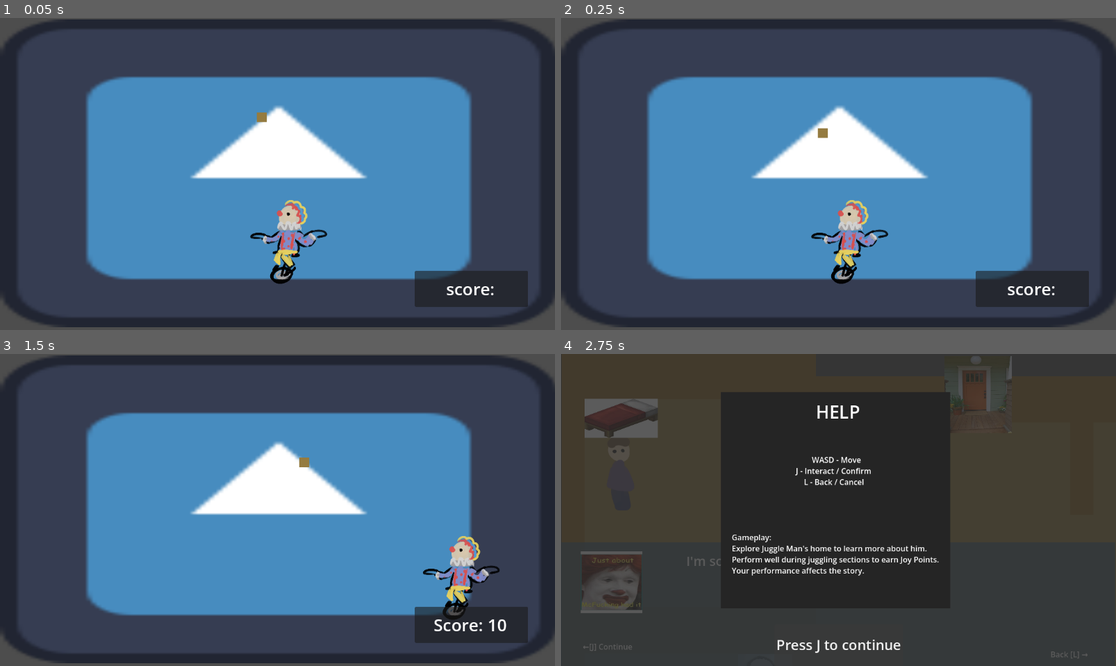
Above: before the commit, frames 1-4 (two rows, left to right).
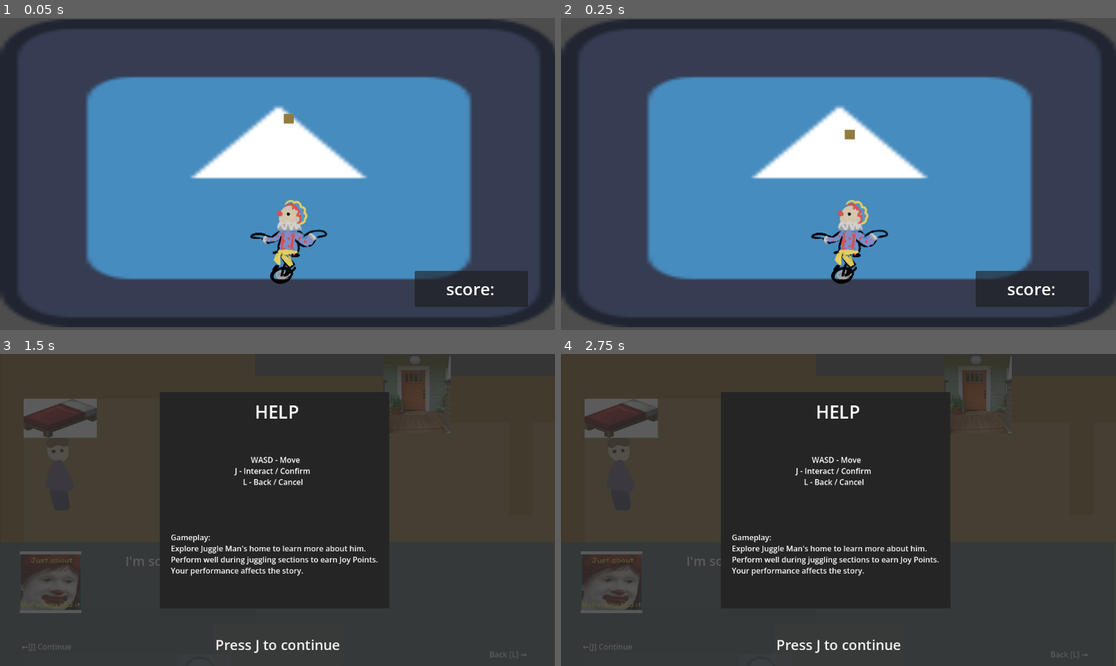
Above: after the commit, the same moments.

Repository: Isabelle1909/JuggleManMania
Game: Godot game, scene res://scenes/juggling_level/juggling_scene.tscn
The game is run twice, just before and just after one commit, with the same random seed, the same clock (stepped at 60 frames per second) and the same inputs. This scene is started directly instead of the project's main scene. The engine's default icon, where the game draws it, is replaced by a stand-in: a white triangle on a blue panel in a dark square.
Inputs (mouse positions are in pixels of both pictures, inside the frame that each line leads up to):
- Up to frame 1 (0.05 s): no input
- Up to frame 2 (0.25 s): no input
- Up to frame 3 (1.5 s): hold D (move_right) 0.53-1.25 s; tap J (interact) at 0.6 s; click (277, 644) at 1.25 s, where only the run after the commit has a clickable "Press J to continue"
- Up to frame 4 (2.75 s): click (838, 644) at 2 s, where only the run after the commit has a clickable "Press J to continue"

The runs differ from the first frame. In frame 1, 0.1% of the frame differs, in the area x 46-53%, y 30-34%; in frame 2, 0.1%; in frame 3, 81%, in the area x 0-100%, y 0-100%; in frame 4, nothing differs.

Commit message:
juggling adjustments

Diff:
--- a/juggle-man-mania-project/scenes/juggling_level/juggling_items/manual_physics_ball.gd
+++ b/juggle-man-mania-project/scenes/juggling_level/juggling_items/manual_physics_ball.gd
@@ -9,11 +9,12 @@
 var dis_y
 var maxV = 2500
 
+
 func _ready() -> void:
 	velocity = Vector2(0,-100)
 
 func add_gravity(time):
-	dis_y = (velocity.y * time) + (0.5 * gravity.y * (time * time))
+	#dis_y = (velocity.y * time) + (0.5 * gravity.y * (time * time))
 	#position.y += dis_y
 	if velocity.y < maxV:
 		velocity.y += gravity.y/mass
@@ -22,23 +23,45 @@
 func _physics_process(delta: float) -> void:
 	add_gravity(delta)
 
+
+
 func add_impulse(dir,title):
 	print(title)
-	if dir.contains("left"):
-		velocity.x += 100
-	elif dir.contains("right"):
-		velocity.x += -100
+
 	if velocity.y >= gravity.y/mass:
 		velocity.y = 0
 
 	if title.contains("early"):
-		velocity.y += -1500
+		velocity.y = -1100
+		if dir.contains("left"):
+			velocity.x = 150
+			TextManager.show_juggling_feedback("early","left")
+		elif dir.contains("right"):
+			velocity.x = -150
+			TextManager.show_juggling_feedback("early","right")
+
 	elif title.contains("perfect"):
-		velocity.y += -1000
+		velocity.y = -1000
+		if dir.contains("left"):
+			velocity.x = 100
+			TextManager.show_juggling_feedback("perfect","left")
+		elif dir.contains("right"):
+			velocity.x = -100
+			TextManager.show_juggling_feedback("perfect","right")
+
 	elif title.contains("late"):
-		velocity.y += -500
+		velocity.y = -700
+		if dir.contains("left"):
+			velocity.x = 50
+			TextManager.show_juggling_feedback("late","leftt")
+		elif dir.contains("right"):
+			velocity.x = -50
+			TextManager.show_juggling_feedback("late","right")
+
 
 	if abs(velocity.y) > abs(maxV):
 		velocity.y = (velocity.y/velocity.y) * maxV
+
+
 #make an add impulse for late/early/perfect
 #get it triggered by the juggling
--- a/juggle-man-mania-project/scenes/juggling_level/juggling_player.tscn
+++ b/juggle-man-mania-project/scenes/juggling_level/juggling_player.tscn
@@ -60,22 +60,22 @@
 height = 176.0
 
 [sub_resource type="RectangleShape2D" id="RectangleShape2D_22j5a"]
-size = Vector2(86, 26.40625)
+size = Vector2(124, 26.40625)
 
 [sub_resource type="RectangleShape2D" id="RectangleShape2D_fjldn"]
-size = Vector2(86.375, 14)
+size = Vector2(123.1875, 25)
 
 [sub_resource type="RectangleShape2D" id="RectangleShape2D_tfhsj"]
-size = Vector2(86, 13.9375)
+size = Vector2(132, 26.96875)
 
 [sub_resource type="RectangleShape2D" id="RectangleShape2D_xo2qw"]
-size = Vector2(93.375, 29.875)
+size = Vector2(131.6875, 29.875)
 
 [sub_resource type="RectangleShape2D" id="RectangleShape2D_rcc3c"]
-size = Vector2(94, 13)
+size = Vector2(124, 23.5)
 
 [sub_resource type="RectangleShape2D" id="RectangleShape2D_5mi46"]
-size = Vector2(94.84375, 15)
+size = Vector2(127.421875, 29)
 
 [sub_resource type="RectangleShape2D" id="RectangleShape2D_310rx"]
 size = Vector2(39.59375, 4)
@@ -104,7 +104,7 @@
 collision_mask = 96
 
 [node name="CollisionShape2D" type="CollisionShape2D" parent="hit_areas/early_left" unique_id=1270791091]
-position = Vector2(-60, -62)
+position = Vector2(-42, -90)
 shape = SubResource("RectangleShape2D_22j5a")
 
 [node name="perfect_left" type="Area2D" parent="hit_areas" unique_id=647849357]
@@ -112,7 +112,7 @@
 collision_mask = 96
 
 [node name="CollisionShape2D" type="CollisionShape2D" parent="hit_areas/perfect_left" unique_id=1116100008]
-position = Vector2(-59, -40)
+position = Vector2(-42.59375, -55)
 shape = SubResource("RectangleShape2D_fjldn")
 
 [node name="late_left" type="Area2D" parent="hit_areas" unique_id=1929758645]
@@ -120,7 +120,7 @@
 collision_mask = 96
 
 [node name="CollisionShape2D" type="CollisionShape2D" parent="hit_areas/late_left" unique_id=1840191518]
-position = Vector2(-60, -26)
+position = Vector2(-38, -22)
 shape = SubResource("RectangleShape2D_tfhsj")
 
 [node name="early_right" type="Area2D" parent="hit_areas" unique_id=164673866]
@@ -128,7 +128,7 @@
 collision_mask = 96
 
 [node name="CollisionShape2D" type="CollisionShape2D" parent="hit_areas/early_right" unique_id=839524202]
-position = Vector2(72, -57.9375)
+position = Vector2(50.84375, -88)
 shape = SubResource("RectangleShape2D_xo2qw")
 
 [node name="perfect_right" type="Area2D" parent="hit_areas" unique_id=1454771069]
@@ -136,7 +136,7 @@
 collision_mask = 96
 
 [node name="CollisionShape2D" type="CollisionShape2D" parent="hit_areas/perfect_right" unique_id=1638707171]
-position = Vector2(70, -34)
+position = Vector2(55, -54)
 shape = SubResource("RectangleShape2D_rcc3c")
 
 [node name="late_right" type="Area2D" parent="hit_areas" unique_id=1637234712]
@@ -144,26 +144,40 @@
 collision_mask = 96
 
 [node name="CollisionShape2D" type="CollisionShape2D" parent="hit_areas/late_right" unique_id=1256911201]
-position = Vector2(70, -20.5)
+position = Vector2(53.710938, -21.5)
 shape = SubResource("RectangleShape2D_5mi46")
 
-[node name="StaticBody2D" type="StaticBody2D" parent="." unique_id=442497802]
+[node name="StaticBody2D" type="StaticBody2D" parent="hit_areas" unique_id=442497802]
 collision_layer = 64
 collision_mask = 64
 physics_material_override = ExtResource("3_fjldn")
 
-[node name="CollisionShape2D" type="CollisionShape2D" parent="StaticBody2D" unique_id=1480277747]
-position = Vector2(-60, -16)
+[node name="CollisionShape2D" type="CollisionShape2D" parent="hit_areas/StaticBody2D" unique_id=1480277747]
+position = Vector2(-62, -11)
 shape = SubResource("RectangleShape2D_310rx")
 
-[node name="StaticBody2D2" type="StaticBody2D" parent="." unique_id=1106023771]
+[node name="StaticBody2D2" type="StaticBody2D" parent="hit_areas" unique_id=1106023771]
 collision_layer = 64
 collision_mask = 64
 physics_material_override = ExtResource("3_fjldn")
 
-[node name="CollisionShape2D" type="CollisionShape2D" parent="StaticBody2D2" unique_id=749672484]
+[node name="CollisionShape2D" type="CollisionShape2D" parent="hit_areas/StaticBody2D2" unique_id=749672484]
 position = Vector2(62, -10)
 shape = SubResource("RectangleShape2D_310rx")
+
+[node name="left_feedback" type="RichTextLabel" parent="." unique_id=1308238523]
+offset_left = -135.0
+offset_top = -93.0
+offset_right = -47.0
+offset_bottom = -53.0
+text = "Perfect!"
+
+[node name="right_feedback" type="RichTextLabel" parent="." unique_id=1217882336]
+offset_left = 62.0
+offset_top = -91.0
+offset_right = 150.0
+offset_bottom = -51.0
+text = "Perfect!"
 
 [connection signal="animation_finished" from="sprite" to="." method="_on_sprite_animation_finished"]
 [connection signal="body_entered" from="hit_areas/early_left" to="." method="_on_early_left_body_entered"]
--- a/juggle-man-mania-project/scenes/juggling_level/juggling_scene.tscn
+++ b/juggle-man-mania-project/scenes/juggling_level/juggling_scene.tscn
@@ -28,16 +28,16 @@
 [node name="Boundaries" type="Node2D" parent="." unique_id=715281043]
 
 [node name="StaticBody2D" type="StaticBody2D" parent="Boundaries" unique_id=1794051764]
-collision_layer = 16
-collision_mask = 16
+collision_layer = 112
+collision_mask = 112
 
 [node name="CollisionShape2D" type="CollisionShape2D" parent="Boundaries/StaticBody2D" unique_id=757958884]
 shape = SubResource("WorldBoundaryShape2D_a6ydb")
 
 [node name="StaticBody2D2" type="StaticBody2D" parent="Boundaries" unique_id=421159997]
 position = Vector2(1152, 4)
-collision_layer = 16
-collision_mask = 16
+collision_layer = 112
+collision_mask = 112
 
 [node name="CollisionShape2D" type="CollisionShape2D" parent="Boundaries/StaticBody2D2" unique_id=1208527868]
 shape = SubResource("WorldBoundaryShape2D_5haue")
@@ -75,7 +75,7 @@
 [node name="juggling_items" type="Node2D" parent="." unique_id=1382858004]
 
 [node name="manual_physics_ball" parent="juggling_items" unique_id=728813730 instance=ExtResource("5_miqb6")]
-position = Vector2(543, 208)
+position = Vector2(599, 211)
 
 [connection signal="body_entered" from="Boundaries/dampener" to="." method="_on_dampener_body_entered"]
 [connection signal="body_exited" from="Boundaries/dampener" to="." method="_on_dampener_body_exited"]
--- a/juggle-man-mania-project/scenes/ui_scenes/SaveLoad.tscn
+++ b/juggle-man-mania-project/scenes/ui_scenes/SaveLoad.tscn
@@ -1,8 +1,8 @@
 [gd_scene format=3 uid="uid://bb85ng78smubc"]
 
-[ext_resource type="Script" uid="uid://bur2sft6lmr88" path="res://scenes/ui_scenes/save_load.gd" id="1_pf3wb"]
-[ext_resource type="Script" uid="uid://inrmngjtoj23" path="res://scenes/ui_scenes/line_edit.gd" id="2_p6khk"]
-[ext_resource type="Script" uid="uid://blpllskdcq4mc" path="res://scenes/ui_scenes/spin_box.gd" id="3_ah7yp"]
+[ext_resource type="Script" uid="uid://bur2sft6lmr88" path="res://scripts/UI/save_load.gd" id="1_pf3wb"]
+[ext_resource type="Script" uid="uid://inrmngjtoj23" path="res://scripts/UI/line_edit.gd" id="2_p6khk"]
+[ext_resource type="Script" uid="uid://blpllskdcq4mc" path="res://scripts/UI/spin_box.gd" id="3_ah7yp"]
 
 [node name="SaveLoad" type="Control" unique_id=1488243692]
 layout_mode = 3
--- a/juggle-man-mania-project/scripts/global/text_manager.gd
+++ b/juggle-man-mania-project/scripts/global/text_manager.gd
@@ -7,6 +7,8 @@
 var tb
 var hm
 var rs
+var jfl
+var jfr
 
 var talked_to_nums = {
 	"wardrobe": 0,
@@ -64,7 +66,35 @@
 		#will use text box UI to display later for now prints to console
 
 
-
 func close_text(ob_name):
 		print("close_text")
 		tb.visible = false
+
+
+func show_juggling_feedback(timing,side):
+	var box
+
+	if jfl == null || jfr == null:
+		return
+
+	if side.contains("left"):
+		box = jfl
+	elif side.contains("right"):
+		box = jfr
+
+	if timing.contains("early"):
+		box.visible = true
+		box.text = "Early!"
+	elif timing.contains("perfect"):
+		box.visible = true
+		box.text = "Perfect!"
+	elif timing.contains("late"):
+		box.visible = true
+		box.text = "Late!"
+
+
+func hide_juggling_feedback():
+	if jfl == null || jfr == null:
+		return
+	jfl.visible = false
+	jfr.visible = false
--- a/juggle-man-mania-project/scripts/house_level/player.gd
+++ b/juggle-man-mania-project/scripts/house_level/player.gd
@@ -41,7 +41,7 @@
 			TextManager.close_text(item_near)
 			item_near = "none"
 			disabled = false
-		elif item_near.contains("door"):
+		elif item_near.contains("front_door"):
 			get_parent().on_entered_done = false
 			SystemManager.open_juggling(position)
 		elif !item_near.contains("none")&&!item_near.contains("Wall"):
--- a/juggle-man-mania-project/scripts/juggling_level/juggling_playerMovement.gd
+++ b/juggle-man-mania-project/scripts/juggling_level/juggling_playerMovement.gd
@@ -1,6 +1,10 @@
 extends CharacterBody2D
 
 @export var movement_speed : float = 500
+
+@onready var left_text = $left_feedback
+@onready var right_text = $right_feedback
+
 var character_direction : Vector2
 var done = true
 var score = 0
@@ -22,6 +26,10 @@
 #whether the ball is hit slighty one way or the other depending on hand
 var left_impulse = Vector2(50,0)
 var right_impulse = Vector2(-50,0)
+
+func _ready() -> void:
+	left_text.visible = false
+	right_text.visible = false
 
 func _physics_process(delta):
 	movement_and_sprites()
@@ -94,6 +102,7 @@
 	done = true
 	%sprite.play("Idle")
 	print("done")
+	TextManager.hide_juggling_feedback()
 
 #hit area signals
 func _on_early_left_body_entered(body: Node2D) -> void:
--- a/juggle-man-mania-project/scripts/juggling_level/juggling_scene.gd
+++ b/juggle-man-mania-project/scripts/juggling_level/juggling_scene.gd
@@ -10,6 +10,8 @@
 var finish = false
 
 func _ready() -> void:
+	TextManager.jfl = player.get_node("left_feedback")
+	TextManager.jfr = player.get_node("right_feedback")
 	for child: Node in juggling_items.get_children():
 		if child.is_in_group("juggling_items"):
 			active_juggling_items.push_back(child)
Renamed: juggle-man-mania-project/scenes/ui_scenes/line_edit.gd -> juggle-man-mania-project/scripts/UI/line_edit.gd
Renamed: juggle-man-mania-project/scenes/ui_scenes/line_edit.gd.uid -> juggle-man-mania-project/scripts/UI/line_edit.gd.uid
Renamed: juggle-man-mania-project/scenes/ui_scenes/save_load.gd -> juggle-man-mania-project/scripts/UI/save_load.gd
Renamed: juggle-man-mania-project/scenes/ui_scenes/save_load.gd.uid -> juggle-man-mania-project/scripts/UI/save_load.gd.uid
Renamed: juggle-man-mania-project/scenes/ui_scenes/spin_box.gd -> juggle-man-mania-project/scripts/UI/spin_box.gd
Renamed: juggle-man-mania-project/scenes/ui_scenes/spin_box.gd.uid -> juggle-man-mania-project/scripts/UI/spin_box.gd.uid
